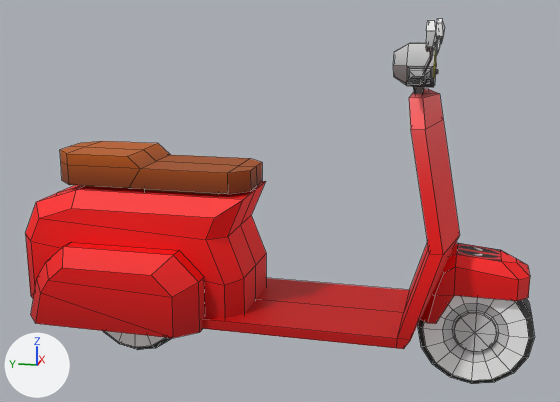
Two versions of the OBJ model Models/scooterdead.obj, one commit apart.
The view is the same before and after, from a 50 mm lens placed at (-2.073, -0.729, 0.915), pointed at (0.346, -0.245, 0.31). Arrows for +X, +Y and +Z are at lower left; the lights stay in place. Mesh edges are drawn as thin lines. Where no turn or scale is listed for an object, it has been applied to the vertices.

Names of what the first picture shows: 'G_Scooter_BWheel_Malla.005', 'G_Scooter_FWheel_Malla.004', 'G_Scooter_Malla.003'.
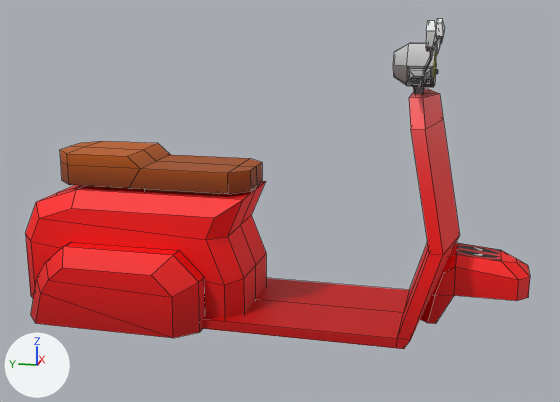
The newer file is also turned or shifted as a whole; pictures and numbers use the older file's frame.

Scene script edits in JSON lines:
```json
{"op": "remove", "block": "ob_g_scooter_bwheel_malla_005", "code": ["ob_g_scooter_bwheel_malla_005 = bpy.data.objects.new('G_Scooter_BWheel_Malla.005', me_g_scooter_bwheel_malla_005)", "ob_g_scooter_bwheel_malla_005.location = (0.0, 0.0, 0.0)"]}
{"op": "remove", "block": "ob_g_scooter_fwheel_malla_004", "code": ["ob_g_scooter_fwheel_malla_004 = bpy.data.objects.new('G_Scooter_FWheel_Malla.004', me_g_scooter_fwheel_malla_004)", "ob_g_scooter_fwheel_malla_004.location = (0.0, 0.0, 0.0)"]}
```

What differs and where, as boxes [x1, y1, x2, y2] in the pictures (560 x 402 px):
```json
{"object": "G_Scooter_FWheel_Malla.004", "change": "deleted", "before": [417, 296, 535, 384]}
{"object": "G_Scooter_BWheel_Malla.005", "change": "deleted", "before": [103, 331, 172, 350]}
```
